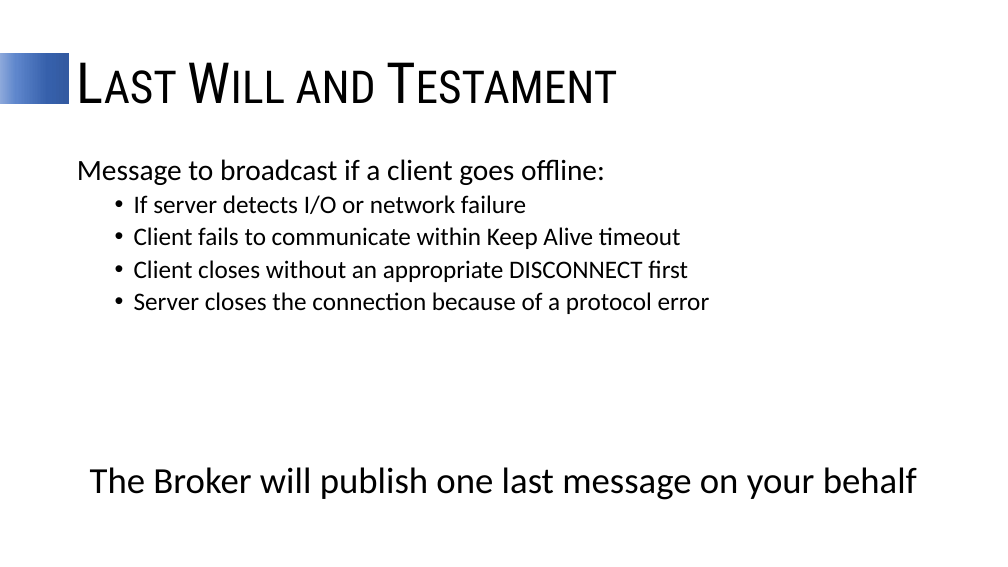
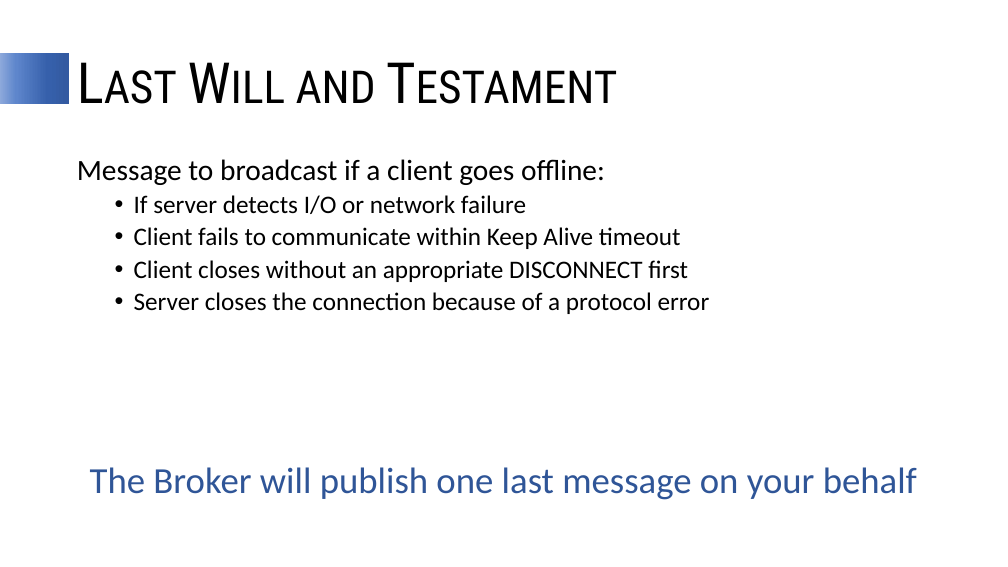
Before and after one commit to jfollas/mqttdemo, a slide deck: slide 26 of LightweightPubSub.pptx (slide 25 before the commit). Drawn at 1008x567 pixels with LibreOffice and Linux fonts; fonts in the diff are those of the drawing. Boxes give left, top, right and bottom in pixels: in the first picture for what was removed or moved away, otherwise in the second. Text is boxed around its words. In the diff, an @@ line names an element or a change of style, - is before the commit and + after.

```diff
--- a/LightweightPubSub.pptx
+++ b/LightweightPubSub.pptx
@@ text at <box>90,467,917,500</box>: text colour #000000 to #2F5597 in "The Broker will publish one last message ..." @@
```
Also in this commit, not shown: 1 other slide changed, 1 slide added.
